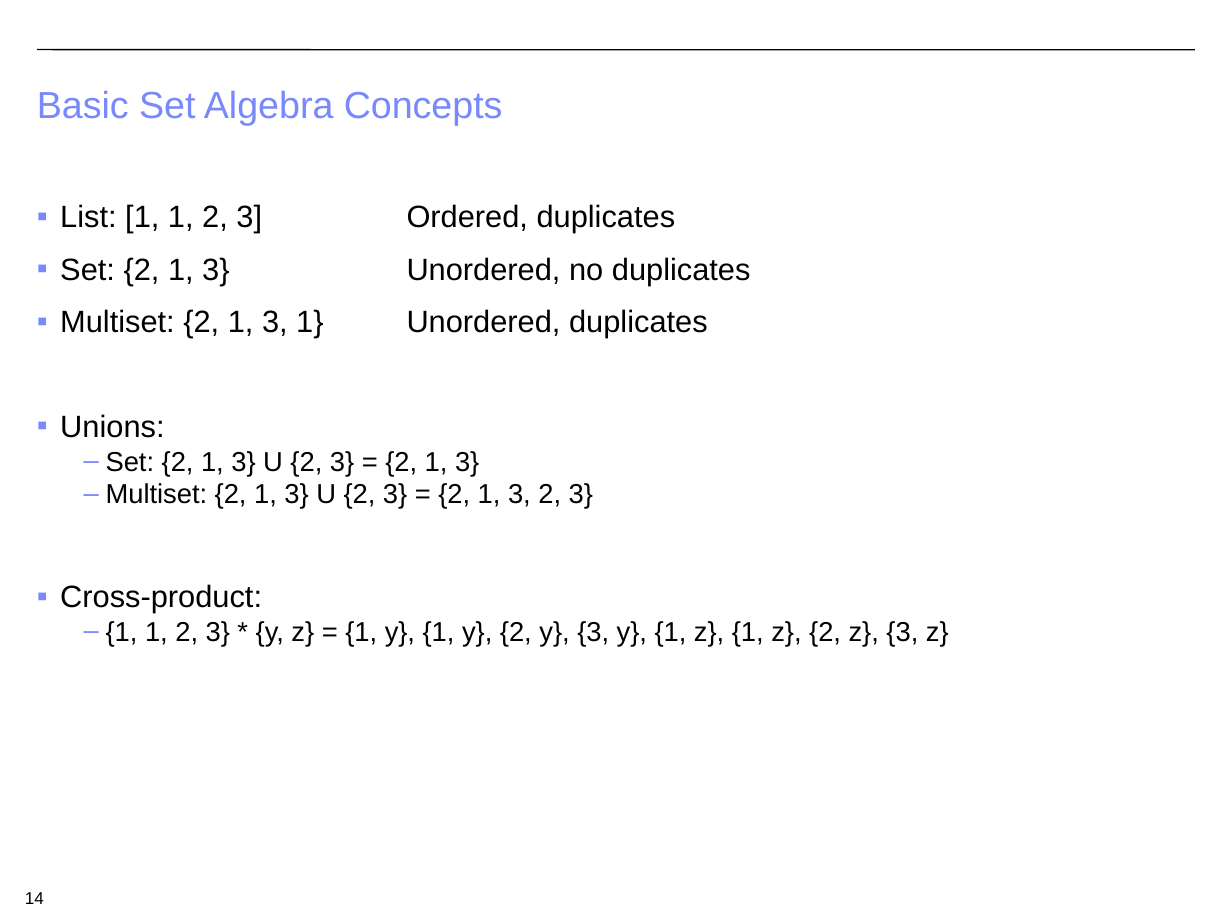
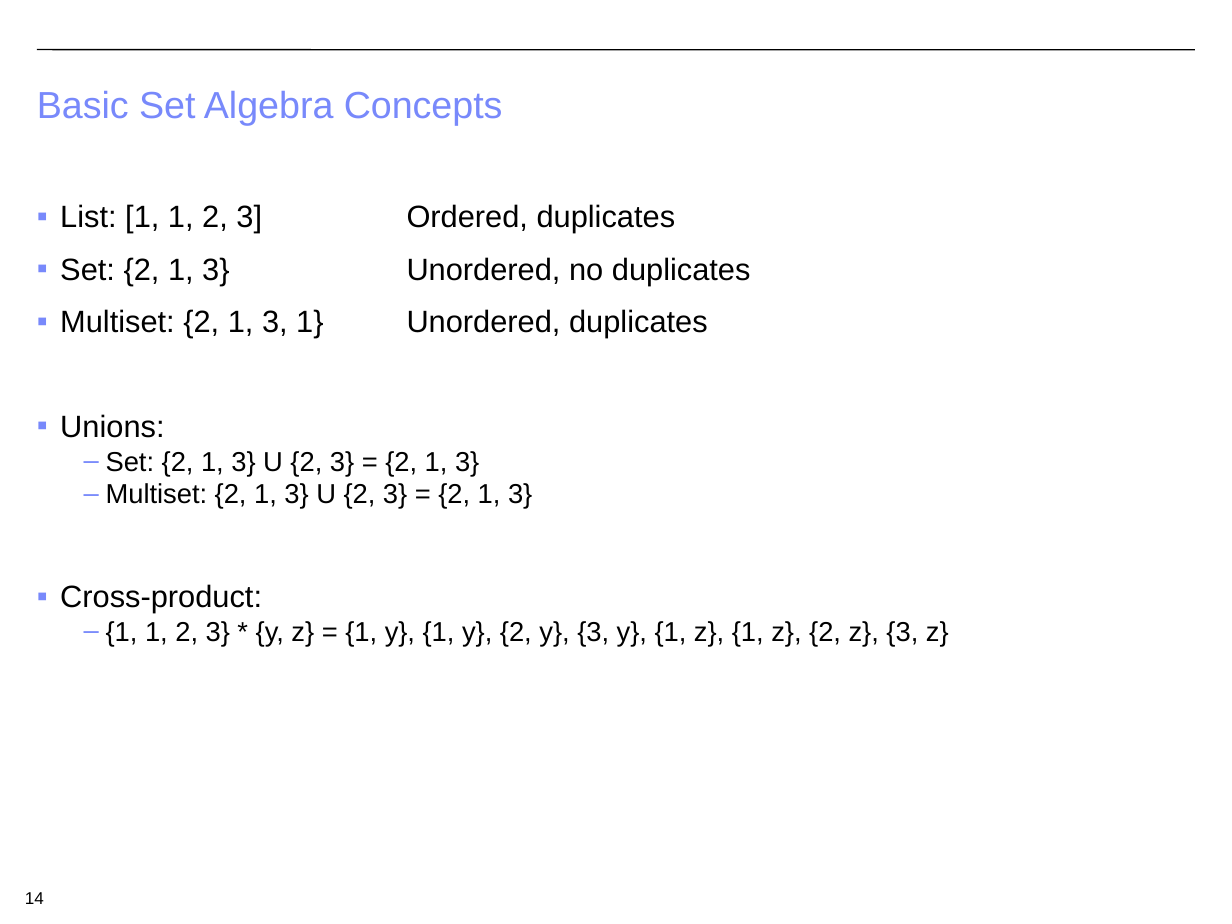
Before and after one commit to CS-W4121/cs-w4121.github.io, a slide deck: slide 14 of slides/Topic 2 - relational model part I.pptx. Drawn at 1232x924 pixels with LibreOffice and Linux fonts; fonts in the diff are those of the drawing. Boxes give left, top, right and bottom in pixels: in the first picture for what was removed or moved away, otherwise in the second. Text is boxed around its words. In the diff, an @@ line names an element or a change of style, - is before the commit and + after.

```diff
--- a/slides/Topic 2 - relational model part I.pptx
+++ b/slides/Topic 2 - relational model part I.pptx
@@ text at (x1=106, y1=483, x2=532, y2=509): text changed @@
-  – Multiset: {2, 1, 3} U {2, 3} = {2, 1, 3, 2, 3}
+  – Multiset: {2, 1, 3} U {2, 3} = {2, 1, 3}
```
